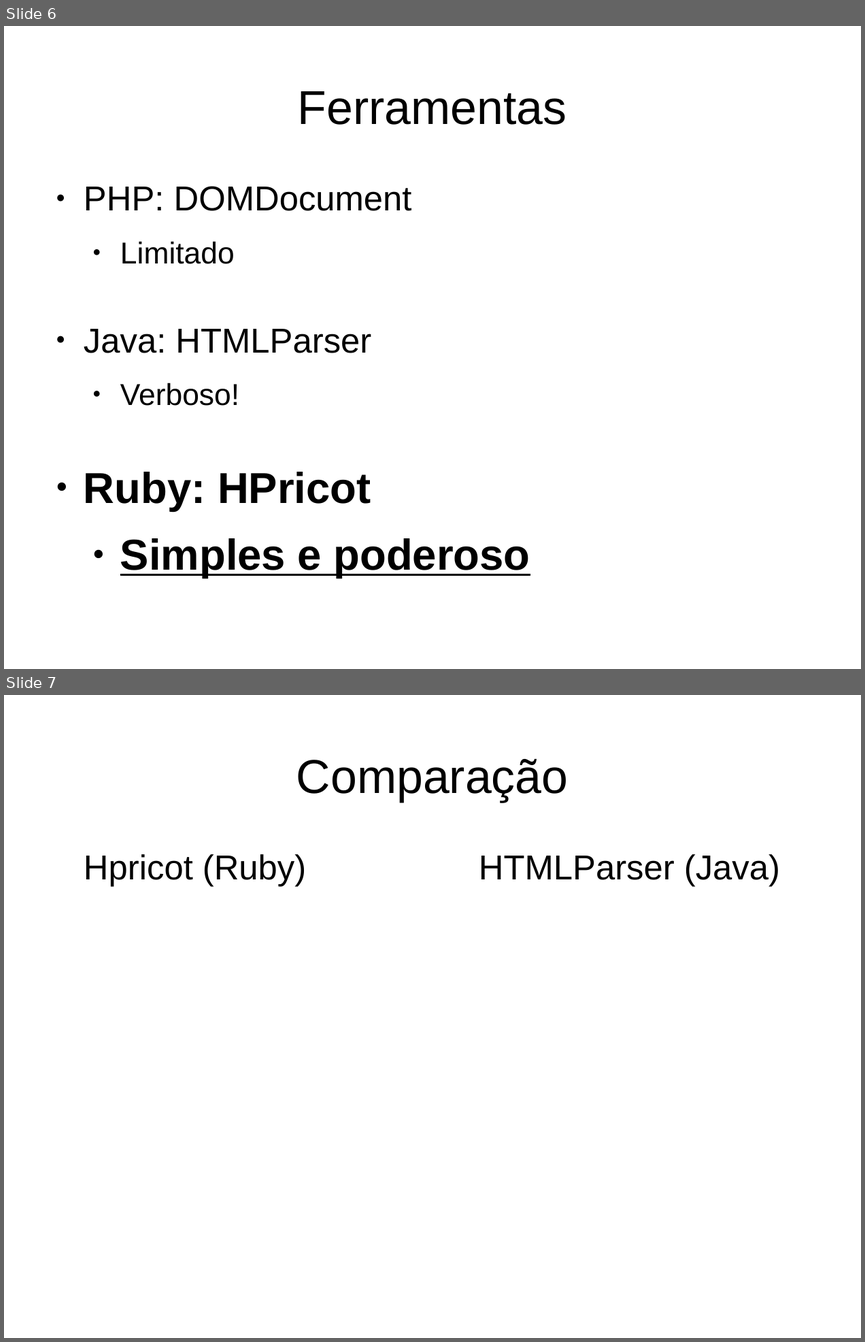
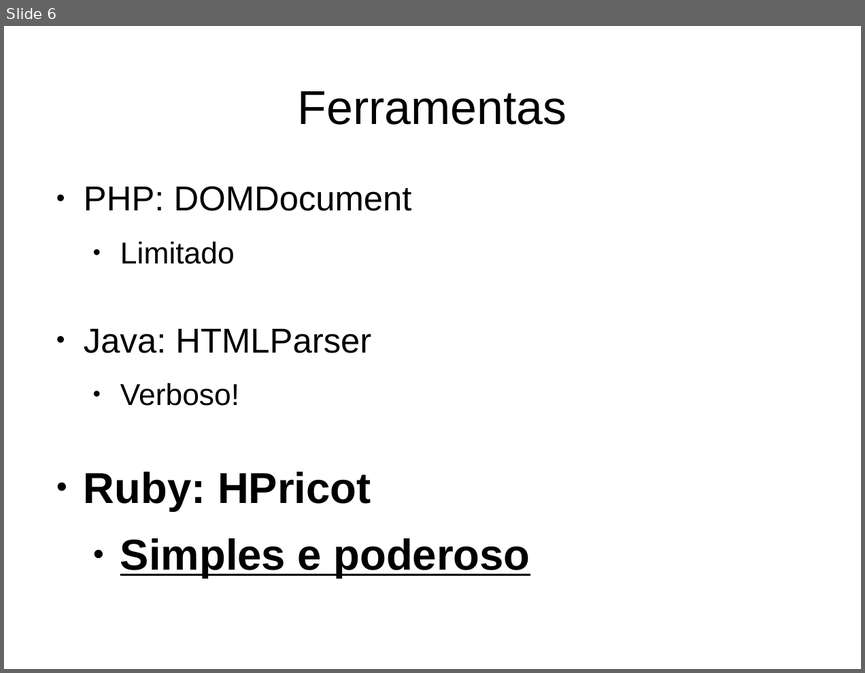
Before and after one commit to jonasfa/hpricot_gurusp, a slide deck: Hpricot guru-sp.odp. Shown one above the other, each under a label of ours: slides 6 and 7 before the commit, slide 6 after it. The pictures are 865x1342 and 865x673 pixels, drawn with LibreOffice and Linux fonts; fonts in the diff are those of the drawing; background and template pictures are left out. Boxes give left, top, right and bottom in pixels: in the first picture for what was removed or moved away, otherwise in the second. Text is boxed around its words. In the diff, an @@ line names an element or a change of style, - is before the commit and + after.

Commit message:
Comparação

```diff
--- a/Hpricot guru-sp.odp
+++ b/Hpricot guru-sp.odp
@@ slide 7 removed at (4,695,861,1338), background #FFFFFF @@
@@ title removed at (296,759,568,802) @@
-Comparação
@@ text removed at (84,854,306,887) @@
-Hpricot (Ruby)
@@ text removed at (479,854,780,887) @@
-HTMLParser (Java)
```
Also in this commit, not shown: 2 slides added.
